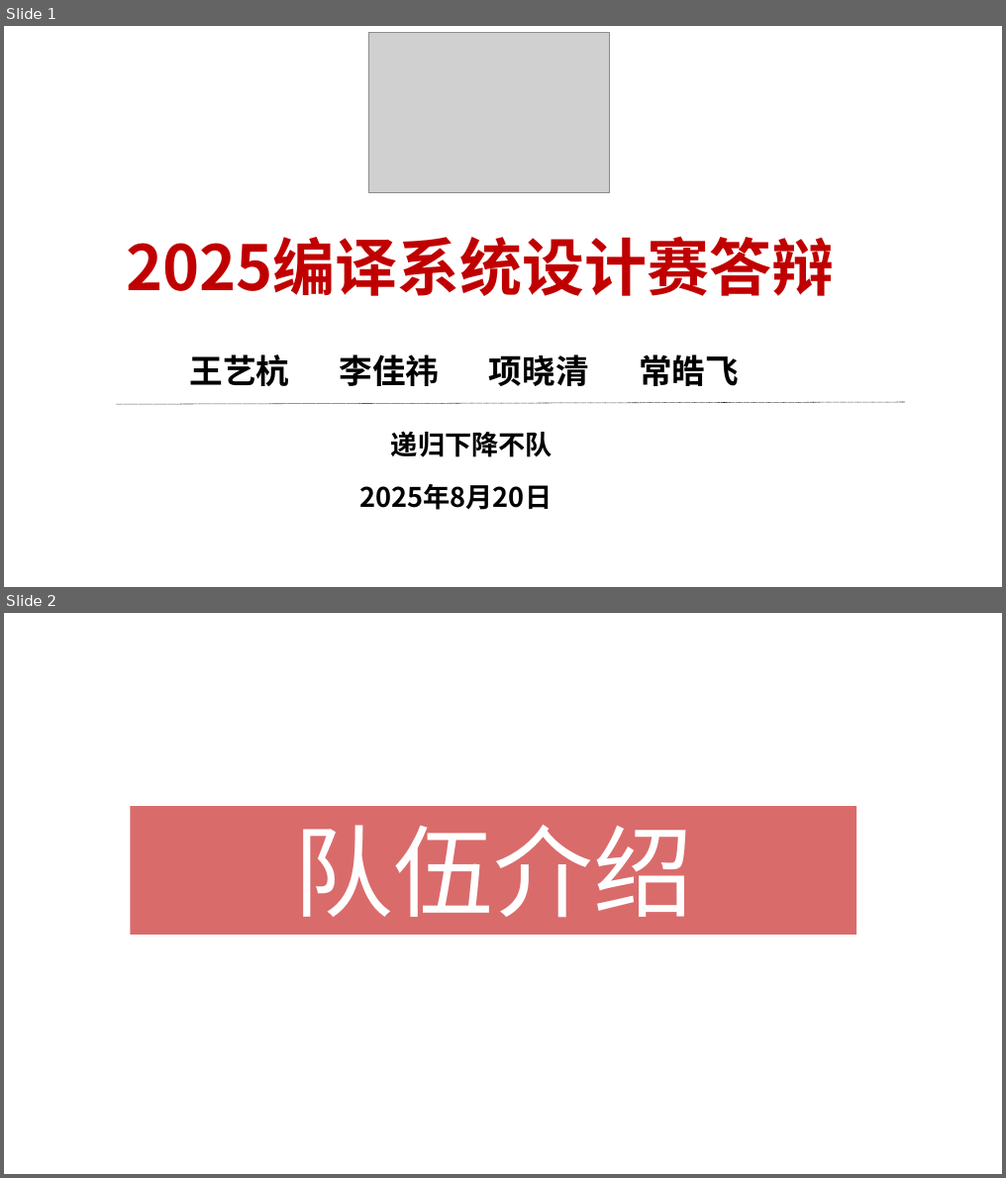
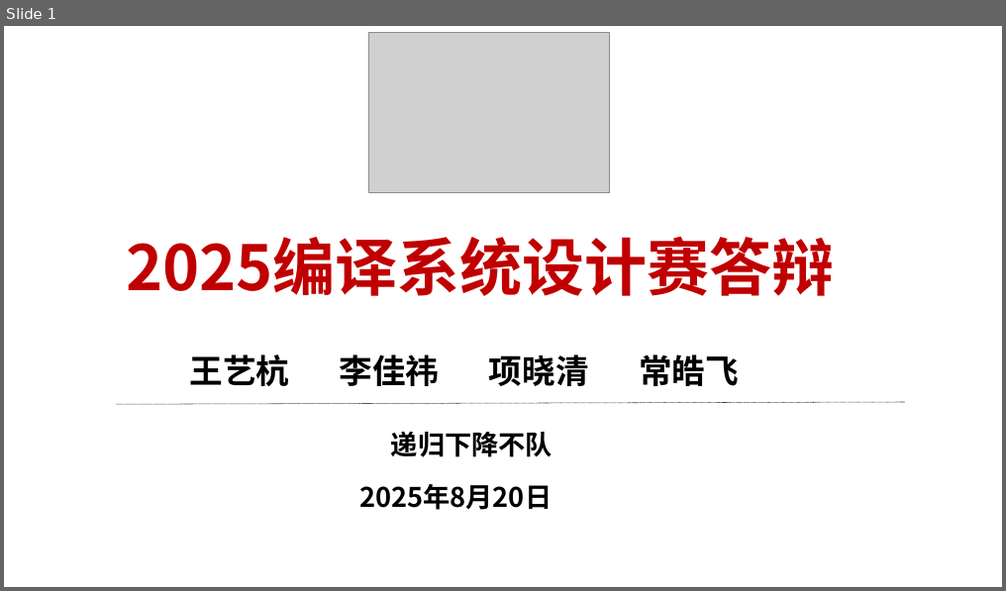
Before and after one commit to TheSkyFuker54188/Compiler-2025, a slide deck: doc/2025编译系统设计赛答辩.pptx. Shown one above the other, each under a label of ours: slides 1 and 2 before the commit, slide 1 after it. The pictures are 1006x1178 and 1006x591 pixels, drawn with LibreOffice and Linux fonts; fonts in the diff are those of the drawing; grey boxes stand for pictures. Boxes give left, top, right and bottom in pixels: in the first picture for what was removed or moved away, otherwise in the second. Text is boxed around its words. In the diff, an @@ line names an element or a change of style, - is before the commit and + after.

```diff
--- a/doc/2025编译系统设计赛答辩.pptx
+++ b/doc/2025编译系统设计赛答辩.pptx
@@ slide 2 removed at (4, 613, 1002, 1174), background #FFFFFF @@
@@ rectangle removed at (130, 806, 856, 935) @@
-队伍介绍
```
Also in this commit, not shown: 2 slides changed, 1 other slide removed.
